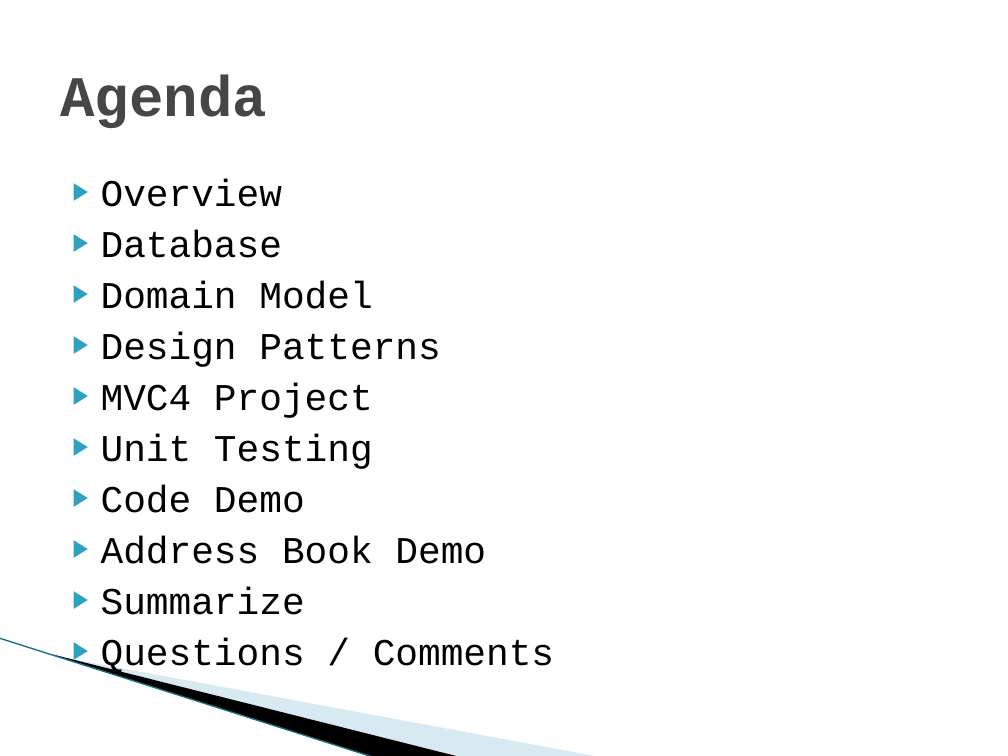
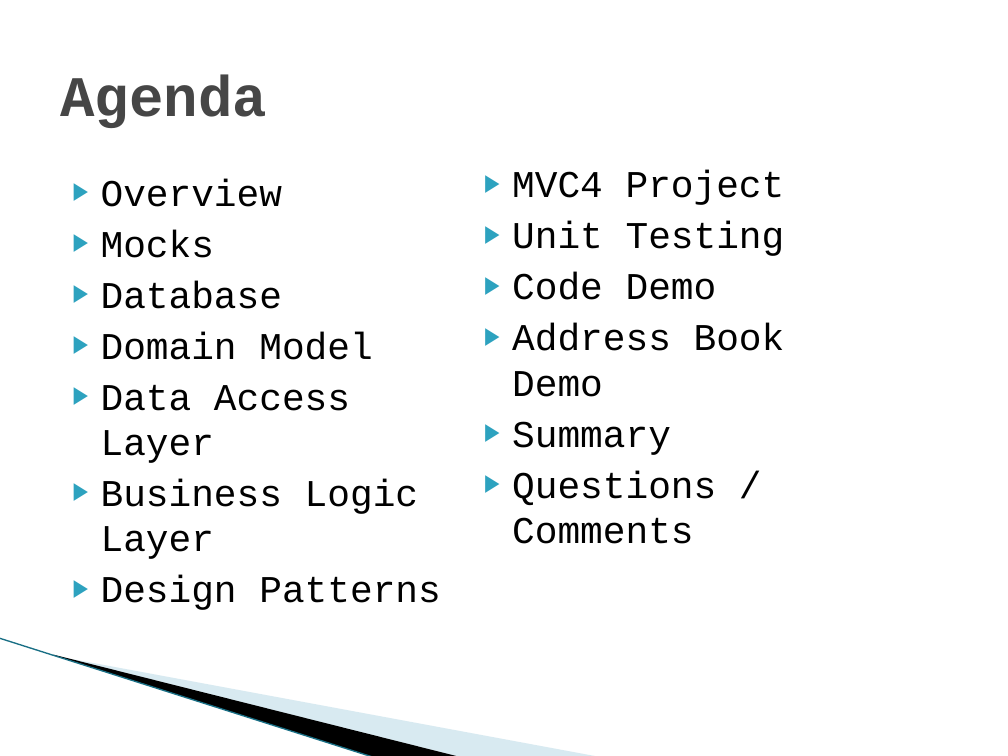
Before and after one commit to jeffflater/AddressBookDemo, a slide deck: slide 2 of Main/Docs/AddressBookDemo.pptx. Drawn at 1008x756 pixels with LibreOffice and Linux fonts; fonts in the diff are those of the drawing; background and template pictures are left out. Boxes give left, top, right and bottom in pixels: in the first picture for what was removed or moved away, otherwise in the second. Text is boxed around its words. In the diff, an @@ line names an element or a change of style, - is before the commit and + after.

Commit message:
demo

```diff
--- a/Main/Docs/AddressBookDemo.pptx
+++ b/Main/Docs/AddressBookDemo.pptx
@@ text added at box(512, 171, 785, 544), 27 pt, text #000000 @@
+▶ MVC4 Project
+▶ Unit Testing
+▶ Code Demo
+▶ Address Book Demo
+▶ Summary
+▶ Questions / Comments
@@ text at box(101, 230, 214, 258): paragraph added @@
+▶ Mocks
@@ text at box(101, 384, 418, 559): paragraphs added @@
+▶ Data Access Layer
+▶ Business Logic Layer
@@ text at box(101, 383, 554, 676): paragraphs removed @@
-▶ MVC4 Project
-▶ Unit Testing
-▶ Code Demo
-▶ Address Book Demo
-▶ Summarize
-▶ Questions / Comments
```
Also in this commit, not shown: 1 other slide changed, 5 slides added, 3 other files.
